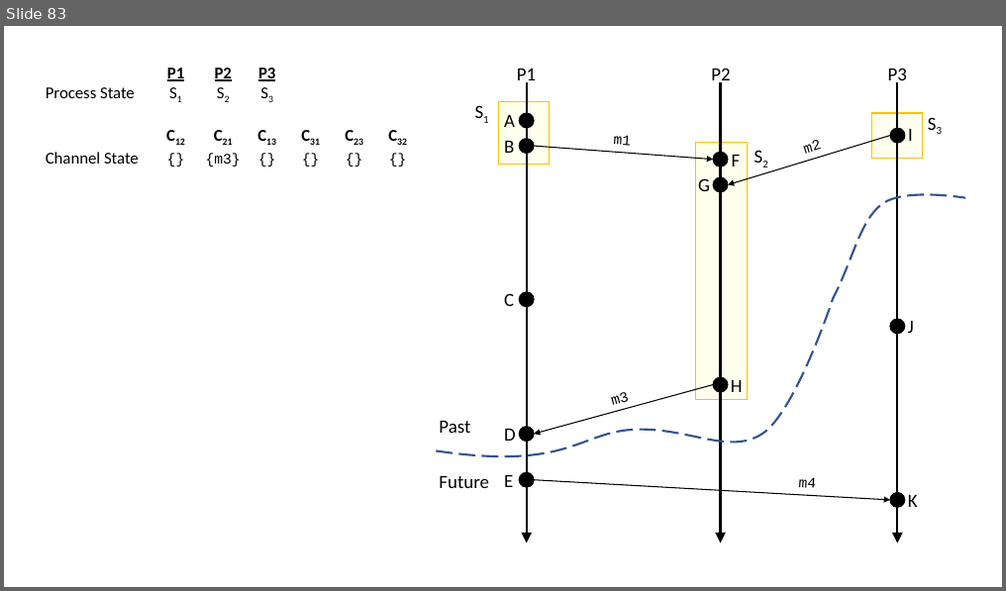
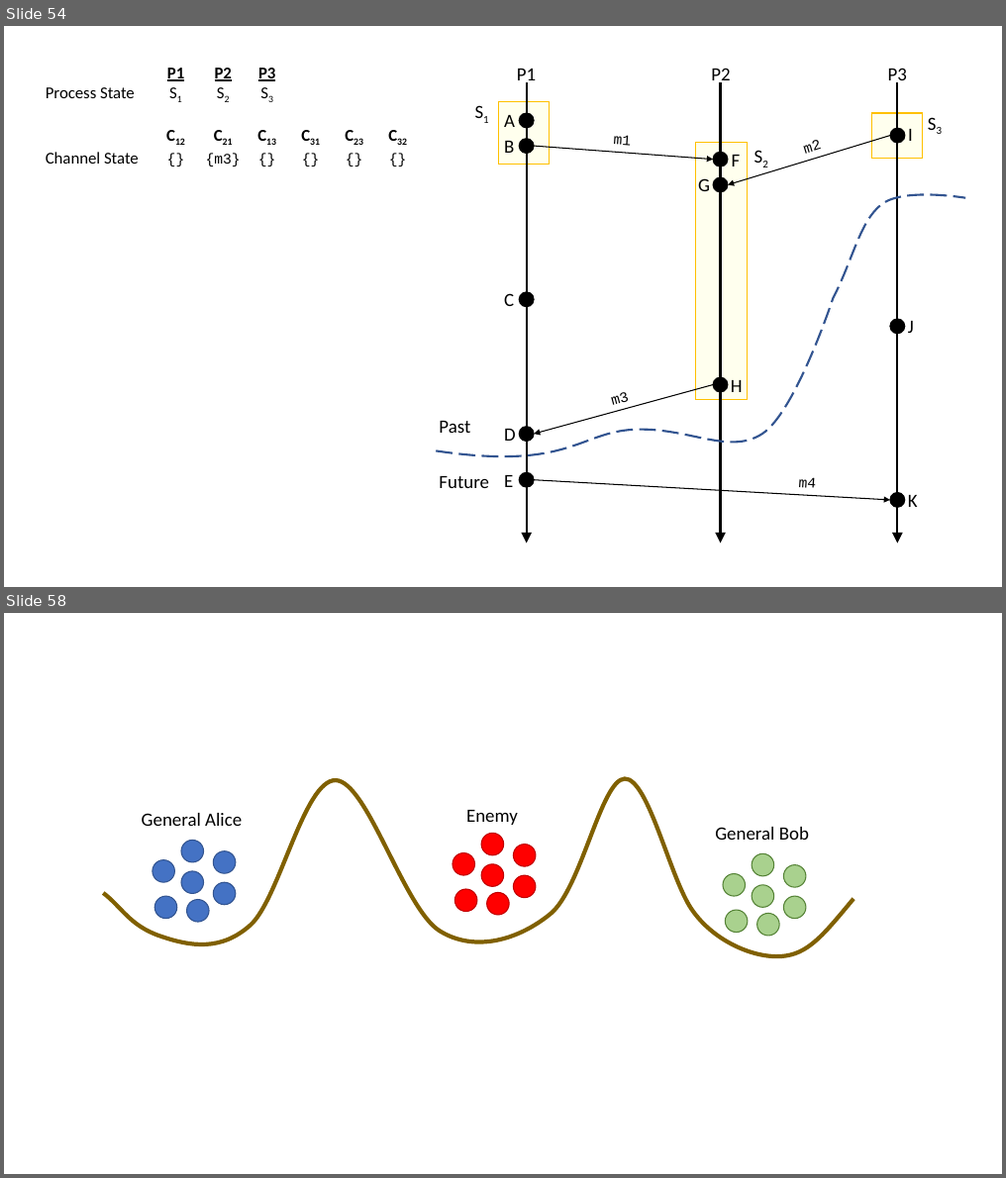
Before and after one commit to ChrisWhealy/DistributedSystemNotes, a slide deck: img/Diagrams.pptx. Shown one above the other, each under a label of ours: slide 83 before the commit, slides 54 and 58 after it; the slides between them are not shown. The pictures are 1006x591 and 1006x1178 pixels, drawn with LibreOffice and Linux fonts; fonts in the diff are those of the drawing. Boxes give left, top, right and bottom in pixels: in the first picture for what was removed or moved away, otherwise in the second. Text is boxed around its words. In the diff, an @@ line names an element or a change of style, - is before the commit and + after.

Commit message:
Add lecture 10

```diff
--- a/img/Diagrams.pptx
+++ b/img/Diagrams.pptx
@@ slide 58 added at box(4, 613, 1002, 1174), background #FFFFFF @@
@@ freeform shape added at box(104, 779, 853, 958), outline #806000 4 pt @@
@@ text added at box(142, 813, 242, 826), 18 pt, text #000000 @@
+General Alice
@@ text added at box(466, 810, 518, 825), 18 pt, text #000000 @@
+Enemy
@@ ellipse added at box(181, 840, 204, 862), fill #4472C4, outline #325491 1 pt @@
@@ ellipse added at box(481, 833, 504, 856), fill #FF0000, outline #C00000 1 pt @@
@@ ellipse added at box(513, 845, 536, 866), fill #FF0000, outline #C00000 1 pt @@
@@ text added at box(715, 827, 809, 840), 18 pt, text #000000 @@
+General Bob
@@ ellipse added at box(152, 861, 174, 882), fill #4472C4, outline #325491 1 pt @@
@@ ellipse added at box(181, 871, 204, 894), fill #4472C4, outline #325491 1 pt @@
@@ ellipse added at box(214, 851, 236, 873), fill #4472C4, outline #325491 1 pt @@
@@ ellipse added at box(452, 854, 475, 875), fill #FF0000, outline #C00000 1 pt @@
@@ ellipse added at box(481, 864, 504, 887), fill #FF0000, outline #C00000 1 pt @@
@@ ellipse added at box(513, 875, 536, 898), fill #FF0000, outline #C00000 1 pt @@
@@ ellipse added at box(723, 874, 746, 897), fill #A9D18E, outline #548235 1 pt @@
@@ ellipse added at box(751, 854, 774, 876), fill #A9D18E, outline #548235 1 pt @@
@@ ellipse added at box(784, 865, 807, 888), fill #A9D18E, outline #548235 1 pt @@
@@ ellipse added at box(154, 896, 177, 919), fill #4472C4, outline #325491 1 pt @@
@@ ellipse added at box(187, 900, 209, 922), fill #4472C4, outline #325491 1 pt @@
@@ ellipse added at box(214, 882, 236, 905), fill #4472C4, outline #325491 1 pt @@
@@ ellipse added at box(454, 889, 477, 912), fill #FF0000, outline #C00000 1 pt @@
@@ ellipse added at box(487, 893, 509, 916), fill #FF0000, outline #C00000 1 pt @@
@@ ellipse added at box(751, 885, 774, 908), fill #A9D18E, outline #548235 1 pt @@
@@ ellipse added at box(784, 896, 807, 919), fill #A9D18E, outline #548235 1 pt @@
@@ ellipse added at box(725, 910, 747, 933), fill #A9D18E, outline #548235 1 pt @@
@@ ellipse added at box(757, 913, 779, 936), fill #A9D18E, outline #548235 1 pt @@
@@ what was slide 83 is now slide 54 @@
```
Also in this commit, not shown: 8 slides changed, 3 other slides added, 29 slides removed, 10 other files.
